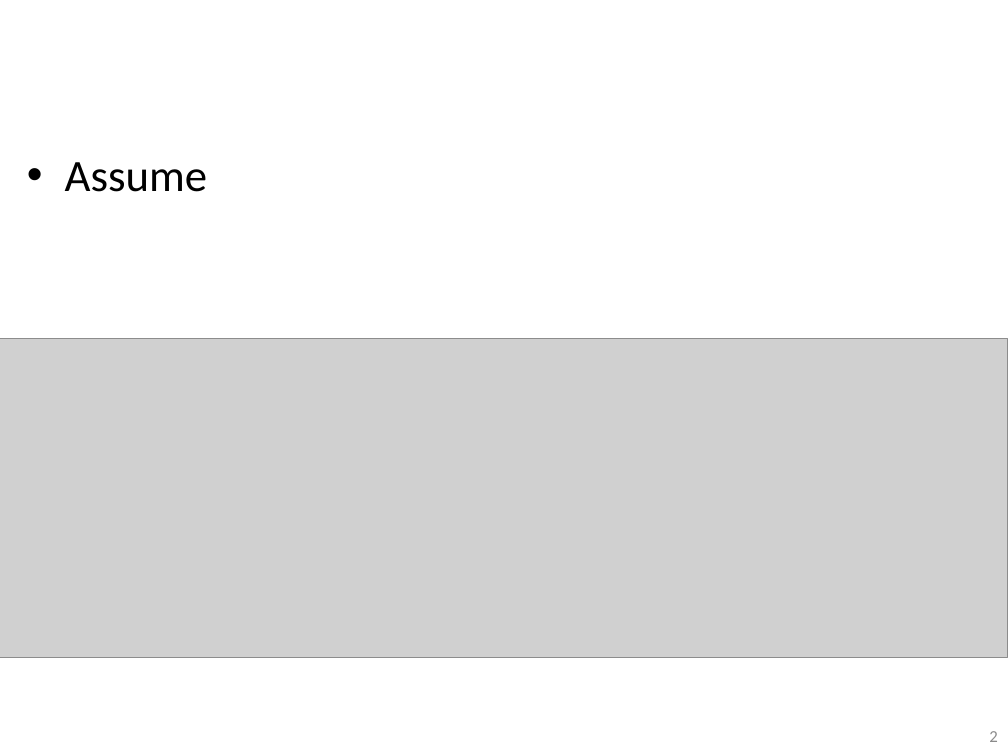
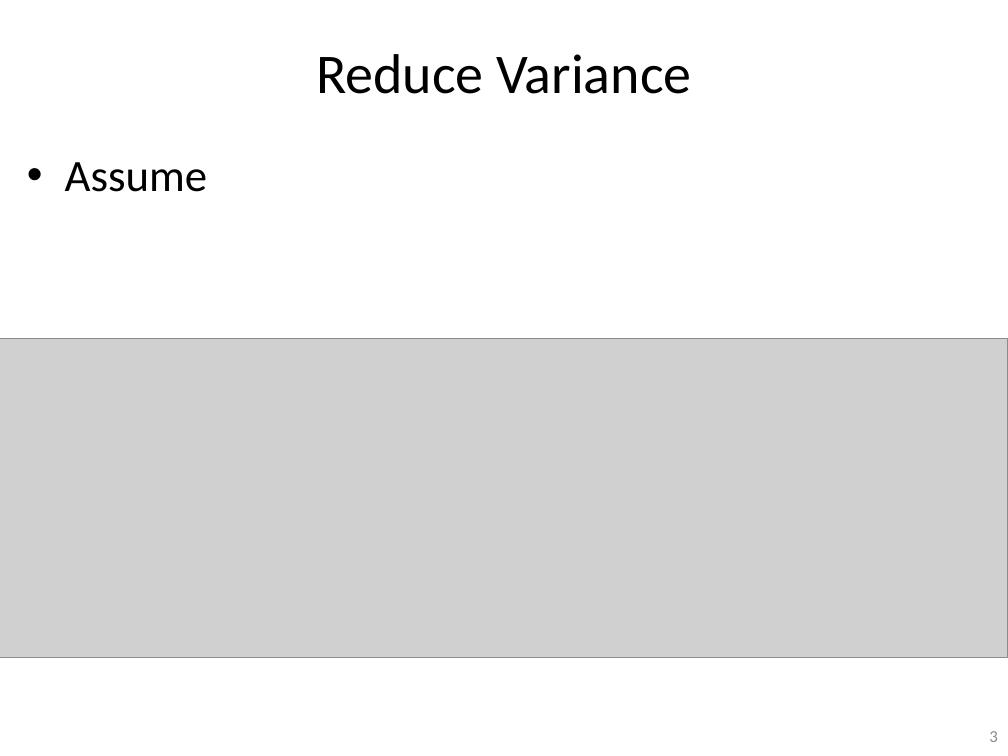
Before and after one commit to guzonghua/saav, a slide deck: slide 3 of PPTs/bak/UMU SDC TODO.pptx (slide 2 before the commit). Drawn at 1008x756 pixels with LibreOffice and Linux fonts; fonts in the diff are those of the drawing; grey boxes stand for pictures. Boxes give left, top, right and bottom in pixels: in the first picture for what was removed or moved away, otherwise in the second. Text is boxed around its words. In the diff, an @@ line names an element or a change of style, - is before the commit and + after.

```diff
--- a/PPTs/bak/UMU SDC TODO.pptx
+++ b/PPTs/bak/UMU SDC TODO.pptx
@@ title added at [316, 54, 691, 94], 40 pt, text #000000 @@
+Reduce Variance
```
Also in this commit, not shown: 2 other slides changed, 2 slides added, 5 other files.
